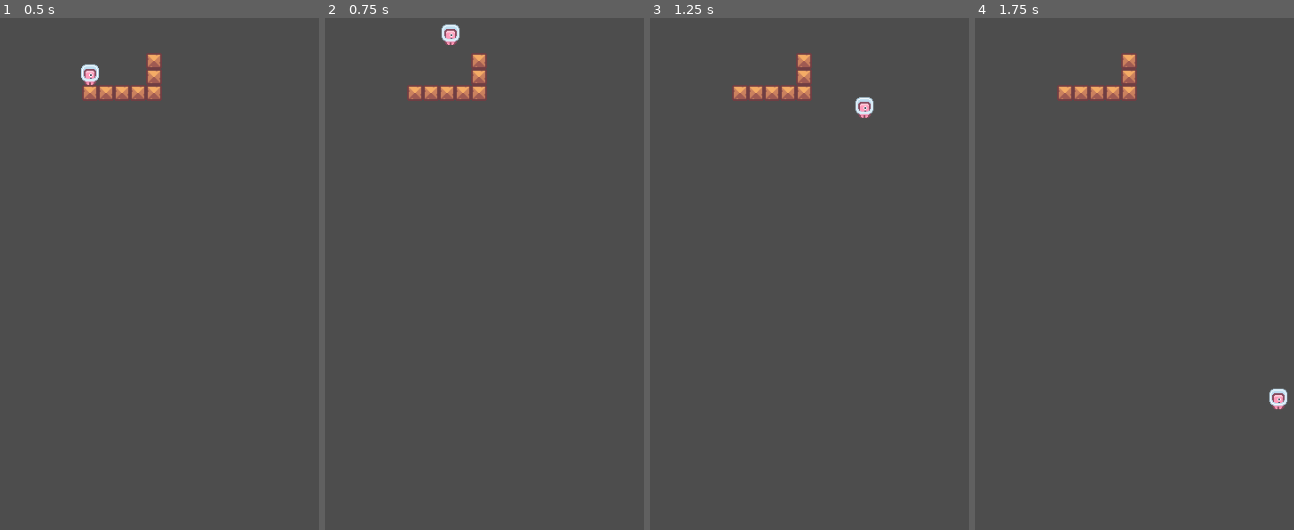
Above: before the commit, frames 1-4 (left to right).
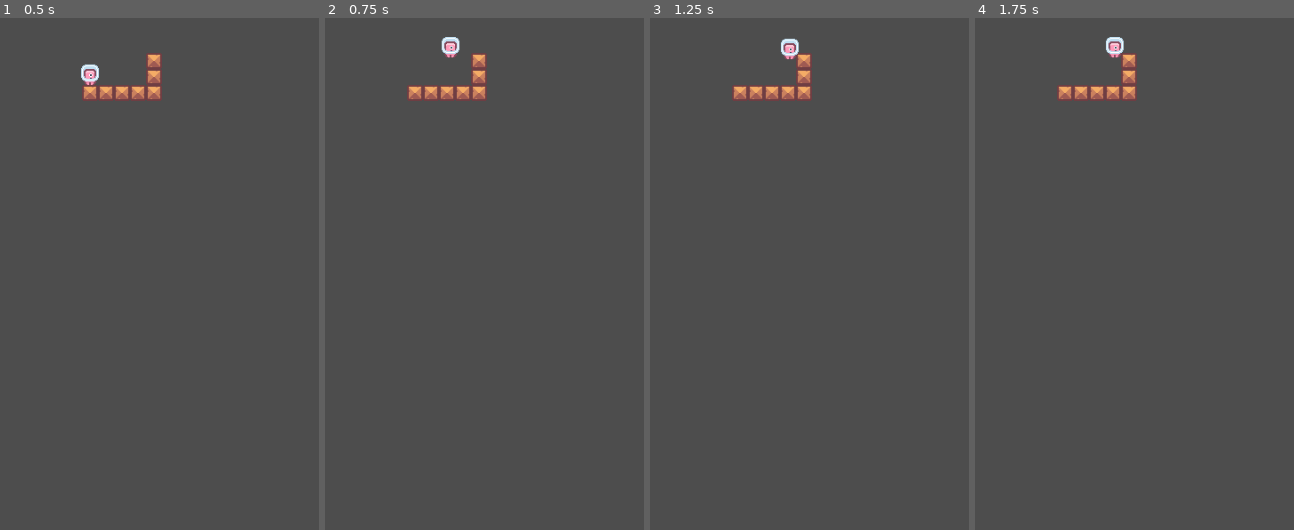
Above: after the commit, the same moments.

Repository: daniels-4/my-first-game
Game: Godot game, scene res://world.tscn
Two runs of this game, one before a commit and one after it. Both use one fixed random seed, a clock stepped at 60 frames per second and the inputs below.
Inputs:
- Up to frame 1 (0.5 s): no input
- Up to frame 2 (0.75 s): tap Enter (ui_accept) at 0.5, 0.6 s; hold Right (ui_right) from 0.53 s (still down)
- Up to frame 3 (1.25 s): keep holding Right (ui_right); tap Enter (ui_accept) at 0.77, 1.07 s
- Up to frame 4 (1.75 s): keep holding Right (ui_right); tap Enter (ui_accept) at 1.35, 1.52 s

Frame 1 is identical in both runs. In frame 2, 0.3% of the frame differs, in the area x 36-43%, y 1-8%; in frame 3, 0.4%, in the area x 41-71%, y 3-20%; in frame 4, 0.4%.

Commit message:
more character movement
added quick falling, A and D movement
modularized basic player script some

Diff:
--- a/player.gd
+++ b/player.gd
@@ -3,20 +3,16 @@
 
 const SPEED = 200.0
 const JUMP_VELOCITY = -300.0
+@export var JUMP_RELEASE_PEAK: int = -150.0
+@export var JUMP_RETURN_GRAVITY: int = 5.0
 
 # Get the gravity from the project settings to be synced with RigidBody nodes.
 var gravity = ProjectSettings.get_setting("physics/2d/default_gravity")
 
 
 func _physics_process(delta):
-	# Add the gravity.
-	if not is_on_floor():
-		velocity.y += gravity * delta
-
-	# Handle jump.
-	if Input.is_action_just_pressed("ui_accept") and is_on_floor():
-		velocity.y = JUMP_VELOCITY
-
+	apply_gravity(delta)
+	jump_handler()
 	# Get the input direction and handle the movement/deceleration.
 	# As good practice, you should replace UI actions with custom gameplay actions.
 	var direction = Input.get_axis("ui_left", "ui_right")
@@ -26,3 +22,17 @@
 		velocity.x = move_toward(velocity.x, 0, SPEED)
 
 	move_and_slide()
+
+func apply_gravity(frame):
+	if not is_on_floor():
+		velocity.y += gravity * frame
+
+func jump_handler():
+	if is_on_floor():
+		if Input.is_action_just_pressed("ui_accept"):
+			velocity.y = JUMP_VELOCITY
+	else:
+		if Input.is_action_just_released("ui_accept") and velocity.y < JUMP_RELEASE_PEAK:
+			velocity.y = JUMP_RELEASE_PEAK
+		if velocity.y > 0:
+			velocity.y += JUMP_RETURN_GRAVITY
--- a/player.tscn
+++ b/player.tscn
@@ -24,6 +24,8 @@
 [node name="Player" type="CharacterBody2D"]
 position = Vector2(72, 72)
 script = ExtResource("1_v0fdo")
+JUMP_RELEASE_PEAK = -150.0
+JUMP_RETURN_GRAVITY = 5.0
 
 [node name="AnimatedSprite2D" type="AnimatedSprite2D" parent="."]
 sprite_frames = SubResource("SpriteFrames_s87we")
--- a/project.godot
+++ b/project.godot
@@ -21,6 +21,25 @@
 window/size/viewport_height=600
 window/stretch/mode="viewport"
 
+[input]
+
+ui_left={
+"deadzone": 0.5,
+"events": [Object(InputEventKey,"resource_local_to_scene":false,"resource_name":"","device":0,"window_id":0,"alt_pressed":false,"shift_pressed":false,"ctrl_pressed":false,"meta_pressed":false,"pressed":false,"keycode":4194319,"physical_keycode":0,"key_label":0,"unicode":0,"echo":false,"script":null)
+, Object(InputEventJoypadButton,"resource_local_to_scene":false,"resource_name":"","device":0,"button_index":13,"pressure":0.0,"pressed":false,"script":null)
+, Object(InputEventJoypadMotion,"resource_local_to_scene":false,"resource_name":"","device":0,"axis":0,"axis_value":-1.0,"script":null)
+, Object(InputEventKey,"resource_local_to_scene":false,"resource_name":"","device":-1,"window_id":0,"alt_pressed":false,"shift_pressed":false,"ctrl_pressed":false,"meta_pressed":false,"pressed":false,"keycode":0,"physical_keycode":65,"key_label":0,"unicode":97,"echo":false,"script":null)
+]
+}
+ui_right={
+"deadzone": 0.5,
+"events": [Object(InputEventKey,"resource_local_to_scene":false,"resource_name":"","device":0,"window_id":0,"alt_pressed":false,"shift_pressed":false,"ctrl_pressed":false,"meta_pressed":false,"pressed":false,"keycode":4194321,"physical_keycode":0,"key_label":0,"unicode":0,"echo":false,"script":null)
+, Object(InputEventJoypadButton,"resource_local_to_scene":false,"resource_name":"","device":0,"button_index":14,"pressure":0.0,"pressed":false,"script":null)
+, Object(InputEventJoypadMotion,"resource_local_to_scene":false,"resource_name":"","device":0,"axis":0,"axis_value":1.0,"script":null)
+, Object(InputEventKey,"resource_local_to_scene":false,"resource_name":"","device":-1,"window_id":0,"alt_pressed":false,"shift_pressed":false,"ctrl_pressed":false,"meta_pressed":false,"pressed":false,"keycode":0,"physical_keycode":68,"key_label":0,"unicode":100,"echo":false,"script":null)
+]
+}
+
 [rendering]
 
 textures/canvas_textures/default_texture_filter=0
--- a/world.tscn
+++ b/world.tscn
@@ -28,3 +28,5 @@
 
 [node name="Player" parent="." instance=ExtResource("2_8nesh")]
 position = Vector2(117, 63)
+JUMP_RELEASE_PEAK = -150.0
+JUMP_RETURN_GRAVITY = 5.0
